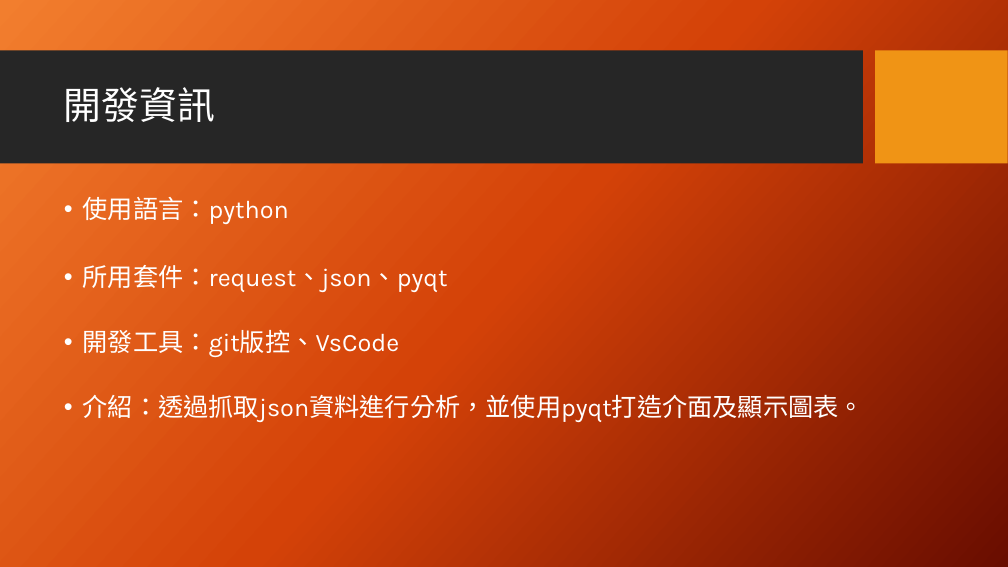
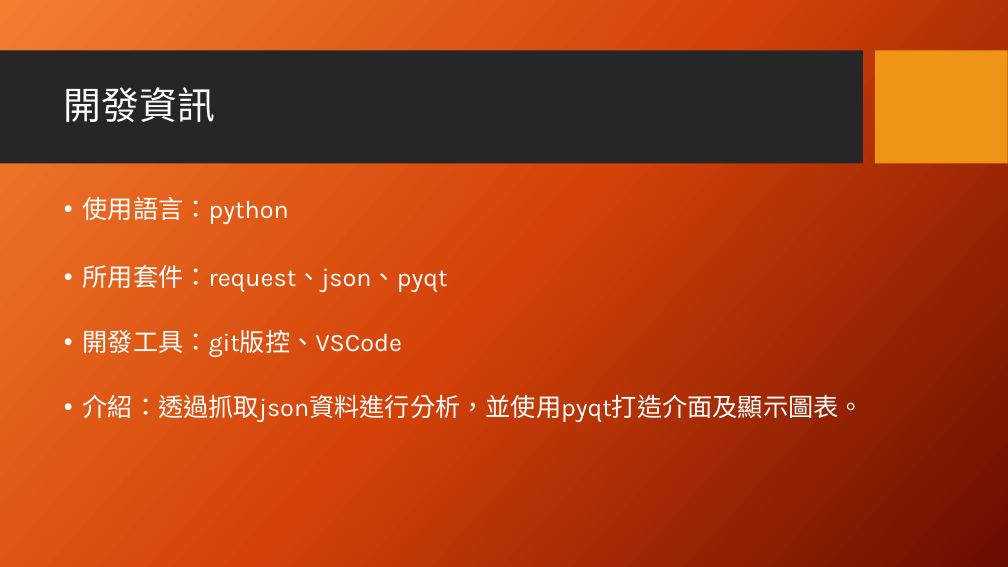
Before and after one commit to Nelson1214/Seal-Neko_Hearthstone, a slide deck: slide 3 of HS.pptx. Drawn at 1008x567 pixels with LibreOffice and Linux fonts; fonts in the diff are those of the drawing; background and template pictures are left out. Boxes give left, top, right and bottom in pixels: in the first picture for what was removed or moved away, otherwise in the second. Text is boxed around its words. In the diff, an @@ line names an element or a change of style, - is before the commit and + after.

```diff
--- a/HS.pptx
+++ b/HS.pptx
@@ text at (x1=83, y1=330, x2=402, y2=357): text changed @@
-• 開發工具：git版控、VsCode
+• 開發工具：git版控、VSCode
```
Also in this commit, not shown: 2 other files.
